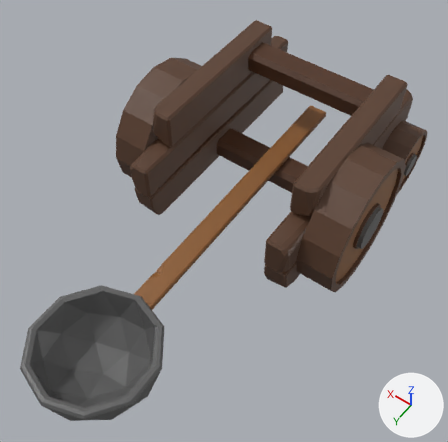
What one commit did to the Blender file Assets/Art/Blender/Cannons/Catapult.blend.
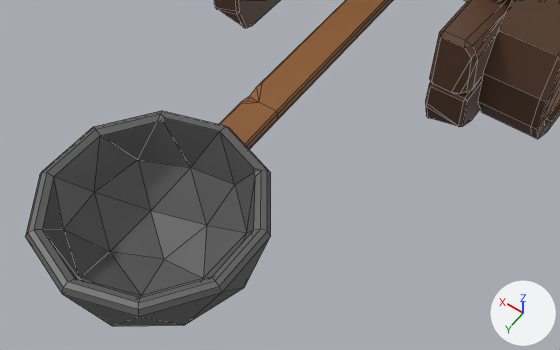
Each version is shown whole from a 50 mm camera at (-2.3, 4.18, 5.66) aimed at (-0.09, 1.09, 0.8), then close up from a 50 mm camera at (-1.84, 4.33, 3.97) aimed at (-0.37, 2.29, 0.75). Lighting does not change. The marker at lower right points along +X, +Y and +Z. The close-ups show mesh edges as thin lines.

Names of what the first close-up shows: 'Cannon_Platform', 'Catapult', 'Wheels'.
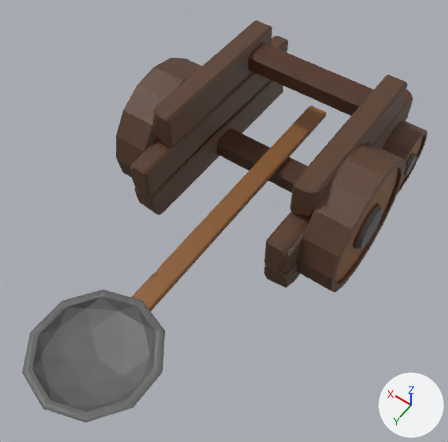
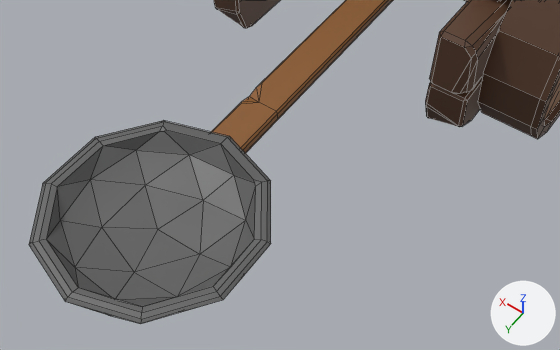
Commit message: Catapult model fix

Boxes [x1, y1, x2, y2] around the edits, measured in the close-ups (560 x 350 px; the box of a moved part takes in the faces that stretch with it):
```json
{"object": "Catapult", "change": "reshaped", "before": [25, 0, 393, 326], "after": [29, 0, 393, 324]}
{"part": 1, "of": "me_plane_003", "change": "moved or reshaped", "before": [25, 111, 271, 326], "after": [29, 120, 271, 324]}
```

Scene script edits in JSON lines:
```json
{"block": "me_plane_003", "where": "me_plane_003.from_pydata(...)  # 111 vertices, 148 faces; spans x -0.59..0.59, y -0.8..3.63, z -0.46..0.19"}
{"block": "me_plane_003", "where": "# used by ob_catapult; location = (0.0, -0.146, 0.687)"}
{"block": "me_plane_003", "change": "me_plane_003 part 1: the loose piece of 75 vertices spanning x -0.59..0.59, y 2.38..3.63, z -0.46..0.19 is scaled about its middle by (1, 1, 0.299), then moved by (0.0, 0.0, 0.13)"}
```
